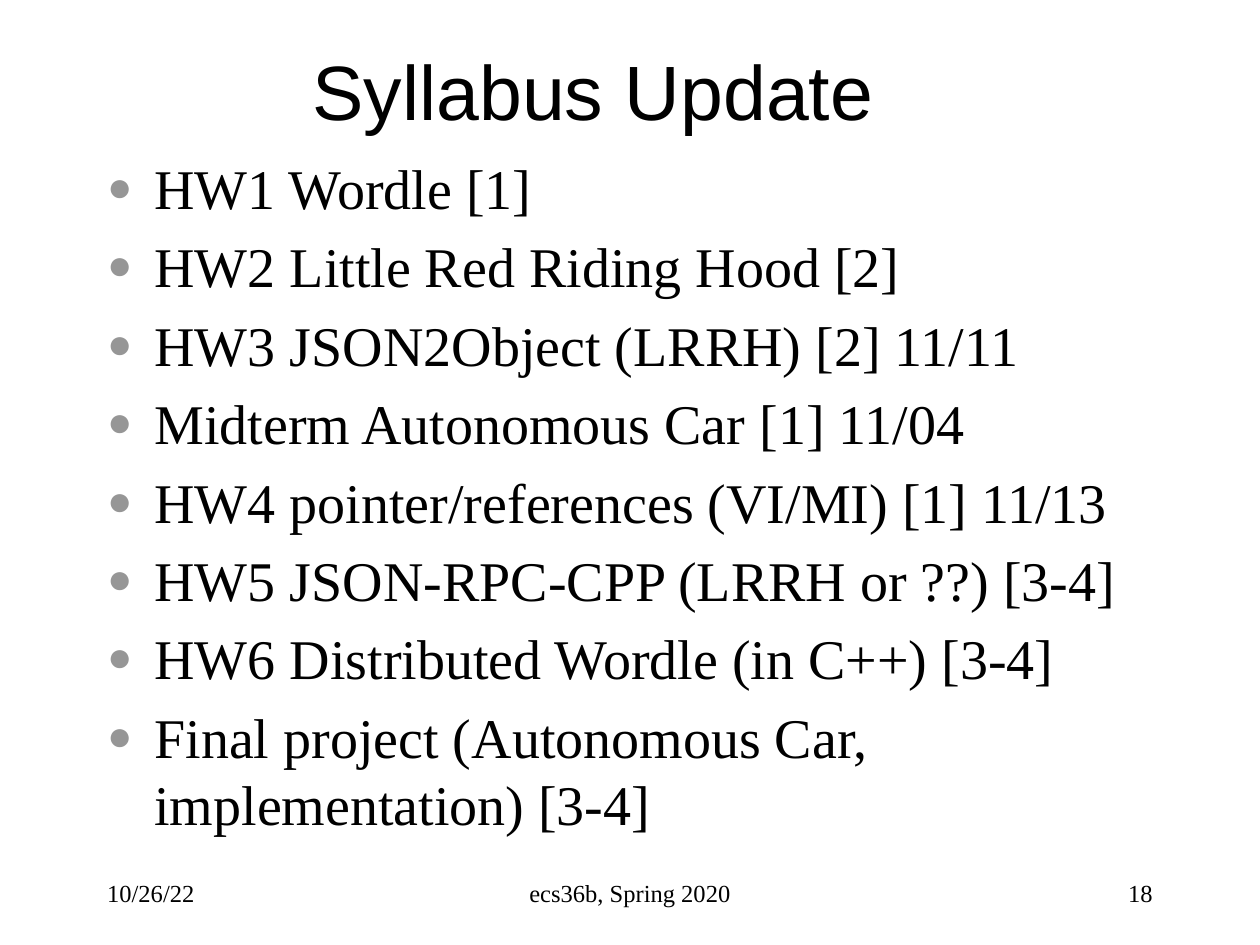
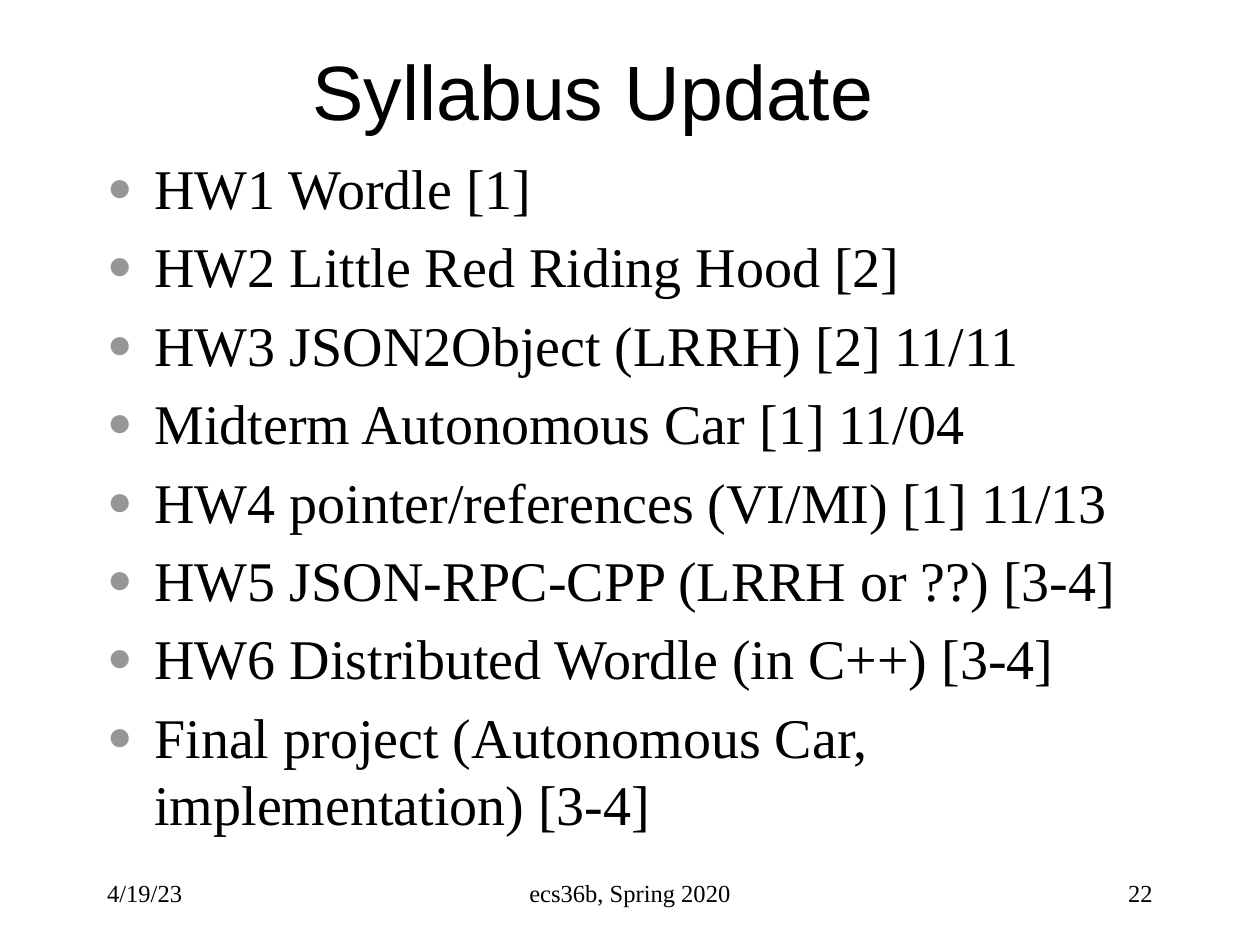
Before and after one commit to sfelixwu/ecs36b_slides, a slide deck: slide 22 of ecs36b_f2022_L006.pptx (slide 18 before the commit). Drawn at 1260x945 pixels with LibreOffice and Linux fonts; fonts in the diff are those of the drawing. Boxes give left, top, right and bottom in pixels: in the first picture for what was removed or moved away, otherwise in the second. Text is boxed around its words. In the diff, an @@ line names an element or a change of style, - is before the commit and + after.

```diff
--- a/ecs36b_f2022_L006.pptx
+++ b/ecs36b_f2022_L006.pptx
@@ text at bbox=[107, 885, 182, 903]: text changed @@
-10/26/22
+4/19/23
@@ page number at bbox=[1128, 885, 1153, 902]: text changed @@
-18
+22
```
Also in this commit, not shown: 17 other slides changed, 4 slides added.
